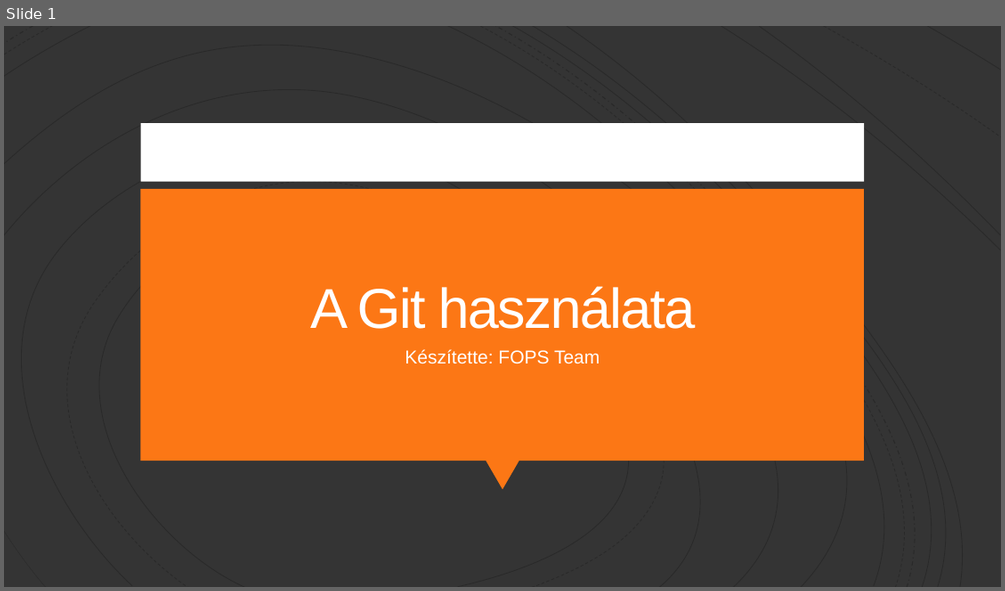
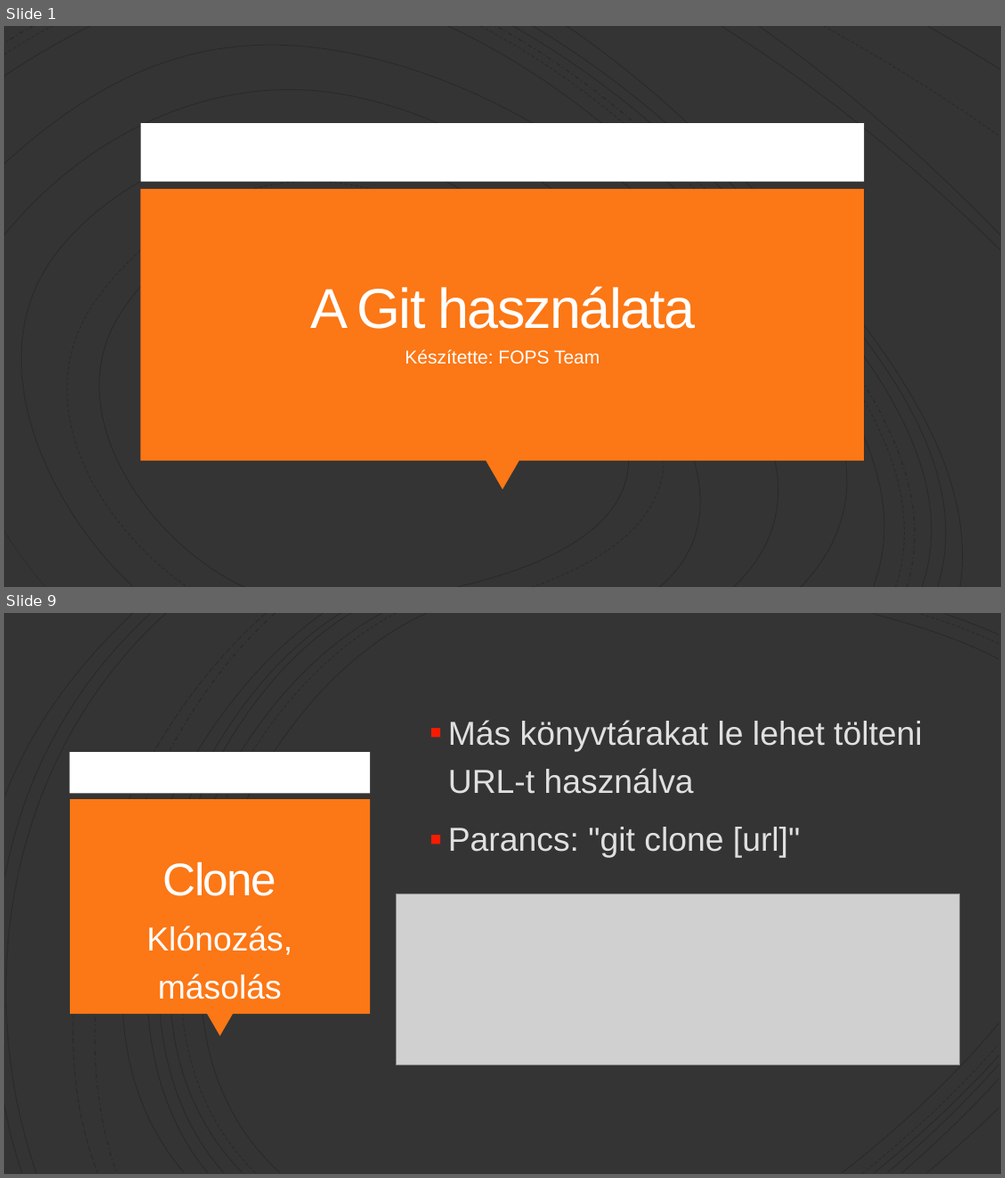
Before and after one commit to Peter-2007/FOPS, a slide deck: FOPS_Git.pptx. Shown one above the other, each under a label of ours: slide 1 before the commit, slides 1 and 9 after it; the slides between them are not shown. The pictures are 1005x591 and 1005x1178 pixels, drawn with LibreOffice and Linux fonts; fonts in the diff are those of the drawing; grey boxes stand for pictures. Boxes give left, top, right and bottom in pixels: in the first picture for what was removed or moved away, otherwise in the second. Text is boxed around its words. In the diff, an @@ line names an element or a change of style, - is before the commit and + after.

```diff
--- a/FOPS_Git.pptx
+++ b/FOPS_Git.pptx
@@ slide 9 added at (x1=4, y1=613, x2=1001, y2=1174), background #343434 @@
@@ group added at (x1=4, y1=613, x2=999, y2=1174): 21 freeform shapes @@
@@ text added at (x1=448, y1=720, x2=922, y2=858), 32 pt, text #E0E0E0 @@
+▪ Más könyvtárakat le lehet tölteni URL-t használva
+▪ Parancs: "git clone [url]"
@@ rectangle added at (x1=70, y1=752, x2=371, y2=793), fill #FFFFFF @@
@@ rectangle added at (x1=70, y1=799, x2=370, y2=1013), fill #FC7715 @@
@@ title added at (x1=163, y1=861, x2=276, y2=896), 44 pt, text #FFFEFF @@
+Clone
@@ picture added at (x1=396, y1=893, x2=961, y2=1064) @@
@@ text added at (x1=146, y1=925, x2=292, y2=999), 32 pt, text #FFFEFF @@
+Klónozás, másolás
@@ triangle added at (x1=207, y1=1013, x2=233, y2=1037), fill #FC7715 @@
```
Also in this commit, not shown: 11 other slides added, 1 slide removed, 1 other file.
